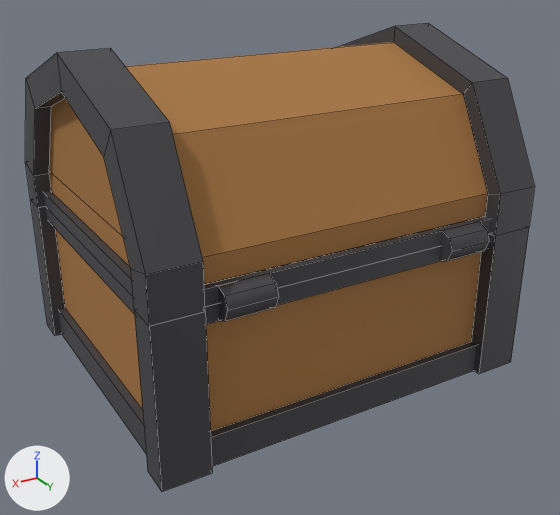
The FBX model Assets/Resources/Models/wooden_chest.fbx as it was, and as the next commit left it.
Camera for both pictures: a camera (50 mm lens) standing at (-3.765, 2.138, 1.394) and looking at (-4.998, 0.084, 0.367). Lighting does not change. The marker at lower left points along +X, +Y and +Z. Mesh edges are drawn as thin lines. Where no turn or scale is listed for an object, it has been applied to the vertices.

The first picture shows 'chest.003', 'chest_top'.
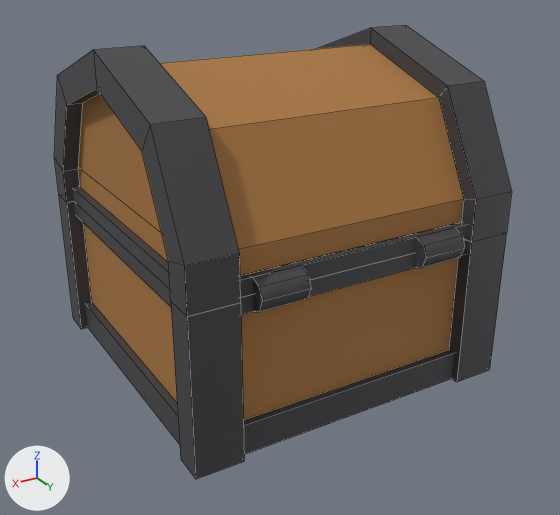
Edits to the bpy script that builds the scene:
```text
Change me_cube_015:
    used by ob_chest_003; location = (-5.0, 0.0, 0.0)
    remove me_cube_015.from_pydata(...)  # 136 vertices, 90 faces; spans x -0.65..0.65, y -0.55..0.575, z 0.0..0.55
    add me_cube_015.from_pydata(...)  # 136 vertices, 90 faces; spans x -0.55..0.55, y -0.55..0.575, z 0.0..0.55
    me_cube_015 part 3: the loose piece of 16 vertices spanning x -0.45..-0.3, y 0.475..0.575, z 0.45..0.55 is moved by (0.1, 0.0, 0.0)
    me_cube_015 part 4: the loose piece of 16 vertices spanning x 0.3..0.45, y 0.475..0.575, z 0.45..0.55 is moved by (-0.1, 0.0, 0.0)
    me_cube_015 part 5: the loose piece of 8 vertices spanning x -0.6..0.6, y -0.5..0.5, z 0.05..0.45 is scaled about its middle by (0.833, 1, 1)
    me_cube_015 part 6: 48 of the vertices in x 0.5..0.65, y -0.55..0.55, z 0.0..0.5 are moved by (-0.1, 0.0, 0.0)
    me_cube_015 part 7: 48 of the vertices in x -0.65..-0.5, y -0.55..0.55, z 0.0..0.5 are moved by (0.1, 0.0, 0.0)
Change me_cube_012:
    where me_cube_012.from_pydata(...)  # 130 vertices, 96 faces; spans x -0.65..0.65, y -1.1..0.025, z -0.1..0.578
    used by ob_chest_top; location = (-5.0, 0.525, 0.5)
    me_cube_012 part 1: all 61 vertices in x 0.5..0.65, y -1.075..0.025, z 0.0..0.578 are moved by (-0.1, 0.0, 0.0)
    me_cube_012 part 2: all 61 vertices in x -0.65..-0.5, y -1.075..0.025, z 0.0..0.578 are moved by (0.1, 0.0, 0.0)
```

Pixel boxes [x1, y1, x2, y2] of what changed, in the pictures (560 x 515 px; the box of a moved part takes in the faces that stretch with it):
'chest_top', reshaped (10% narrower)
    before: [25, 23, 535, 326]
    after: [54, 25, 512, 316]
'chest.003', reshaped (10% narrower)
    before: [31, 201, 529, 492]
    after: [59, 196, 507, 479]
part 1 of me_cube_012, moved or reshaped
    before: [25, 48, 205, 326]
    after: [54, 46, 241, 316]
part 2 of me_cube_012, moved or reshaped
    before: [125, 23, 535, 307]
    after: [160, 25, 512, 298]
part 3 of me_cube_015, moved or reshaped
    before: [440, 222, 489, 261]
    after: [414, 228, 465, 268]
part 4 of me_cube_015, moved or reshaped
    before: [218, 273, 279, 321]
    after: [253, 266, 311, 312]
part 5 of me_cube_015, moved or reshaped
    before: [56, 230, 481, 431]
    after: [83, 223, 458, 420]
part 6 of me_cube_015, moved or reshaped
    before: [31, 201, 212, 492]
    after: [59, 196, 244, 479]
part 7 of me_cube_015, moved or reshaped
    before: [205, 227, 529, 467]
    after: [241, 233, 507, 455]
